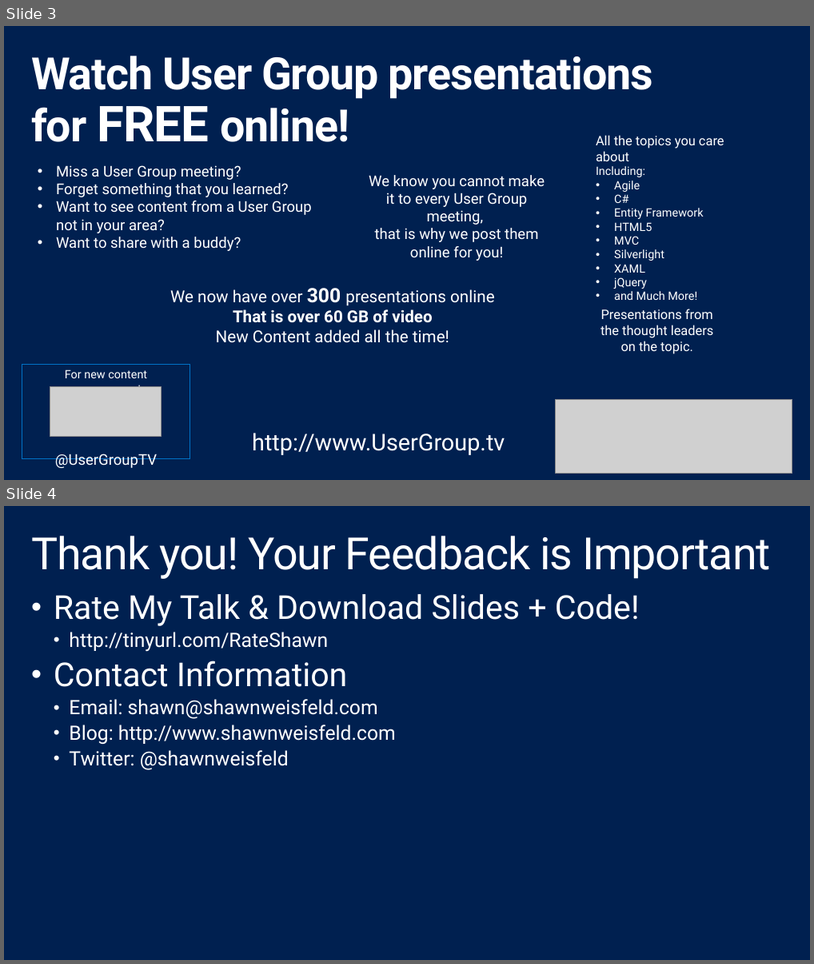
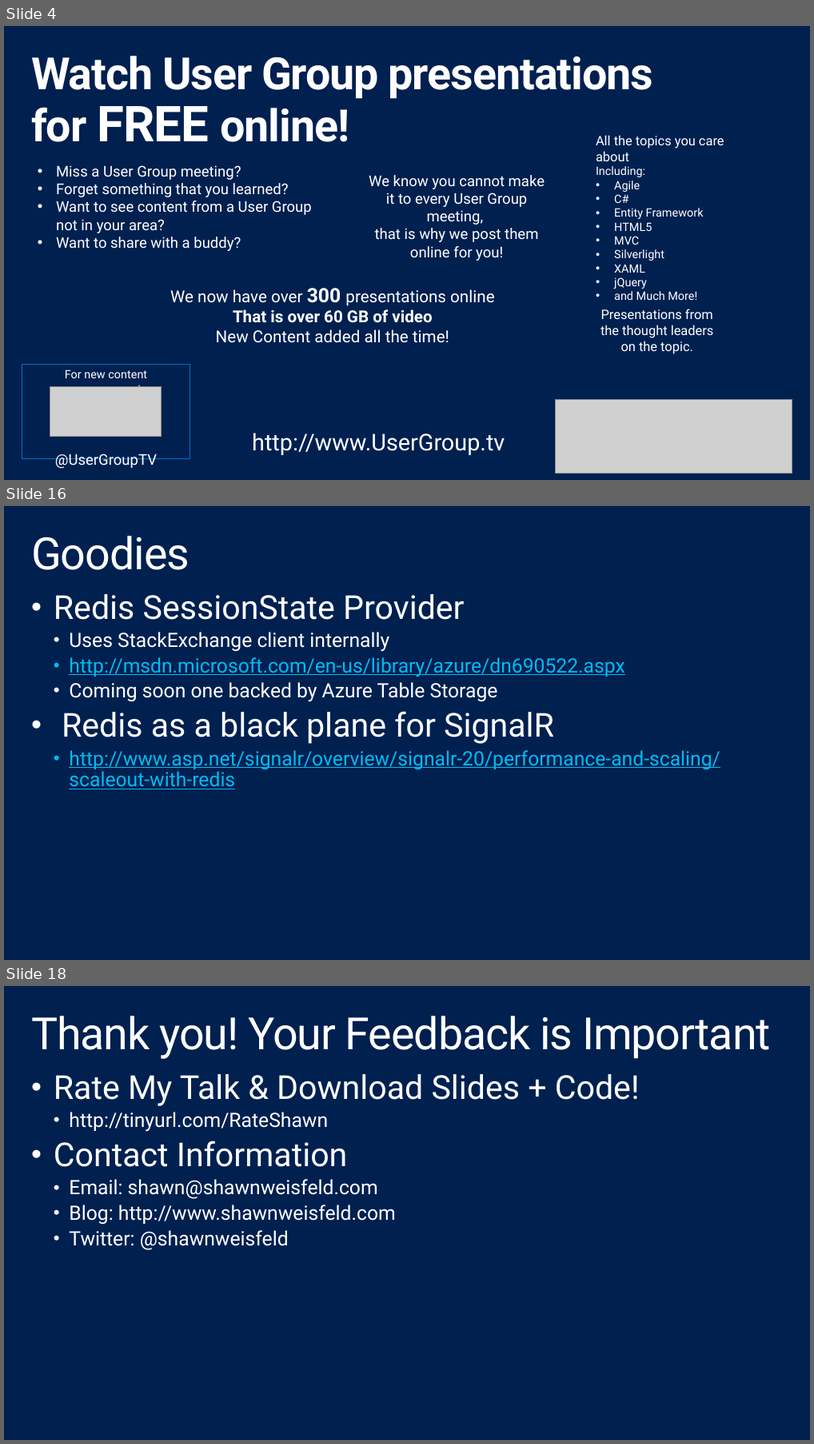
Before and after one commit to shawnweisfeld/20140815_Redis, a slide deck: Redis.pptx. Shown one above the other, each under a label of ours: slides 3 and 4 before the commit, slides 4, 16 and 18 after it; the slides between them are not shown. The pictures are 814x964 and 814x1444 pixels, drawn with LibreOffice and Linux fonts; fonts in the diff are those of the drawing; grey boxes stand for pictures; background and template pictures are left out. Boxes give left, top, right and bottom in pixels: in the first picture for what was removed or moved away, otherwise in the second. Text is boxed around its words. In the diff, an @@ line names an element or a change of style, - is before the commit and + after.

Commit message:
added simple redis examples, updated ppt

```diff
--- a/Redis.pptx
+++ b/Redis.pptx
@@ slide 16 added at bbox=[4, 506, 810, 960], background #002050 @@
@@ title added at bbox=[31, 536, 190, 570], 54 pt, text #FFFFFF @@
+Goodies
@@ text added at bbox=[54, 594, 720, 789], 24 pt, text #00BCF2, underline @@
+• Redis SessionState Provider
+  • Uses StackExchange client internally
+  • http://msdn.microsoft.com/en-us/library/azure/dn690522.aspx
+  • Coming soon one backed by Azure Table Storage
+• Redis as a black plane for SignalR
+  • http://www.asp.net/signalr/overview/signalr-20/performance-and-scaling/scaleout-with-redis
@@ what was slide 3 is now slide 4 @@
@@ what was slide 4 is now slide 18 @@
```
Also in this commit, not shown: 15 other slides added, 6 other files.
